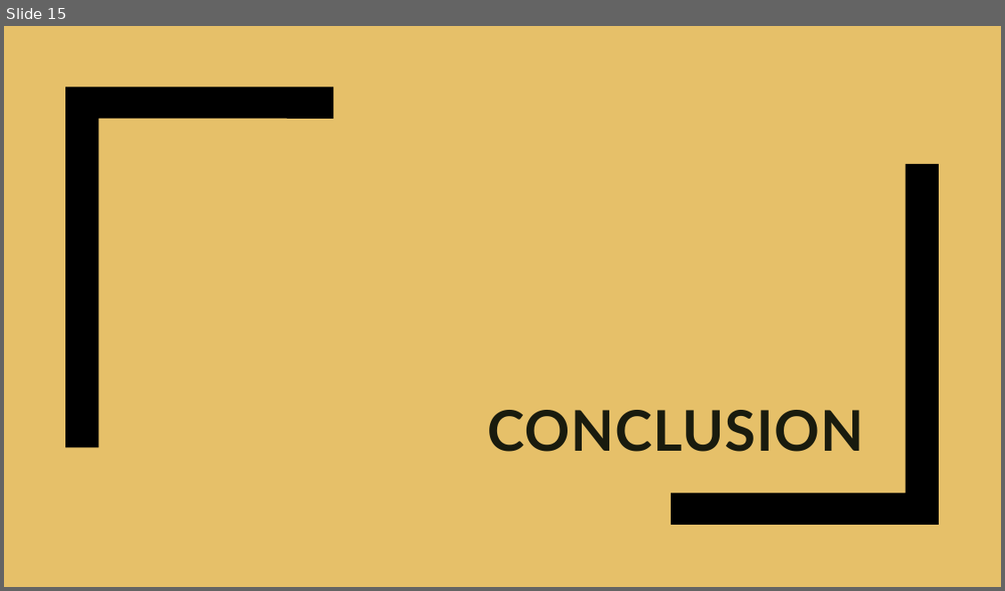
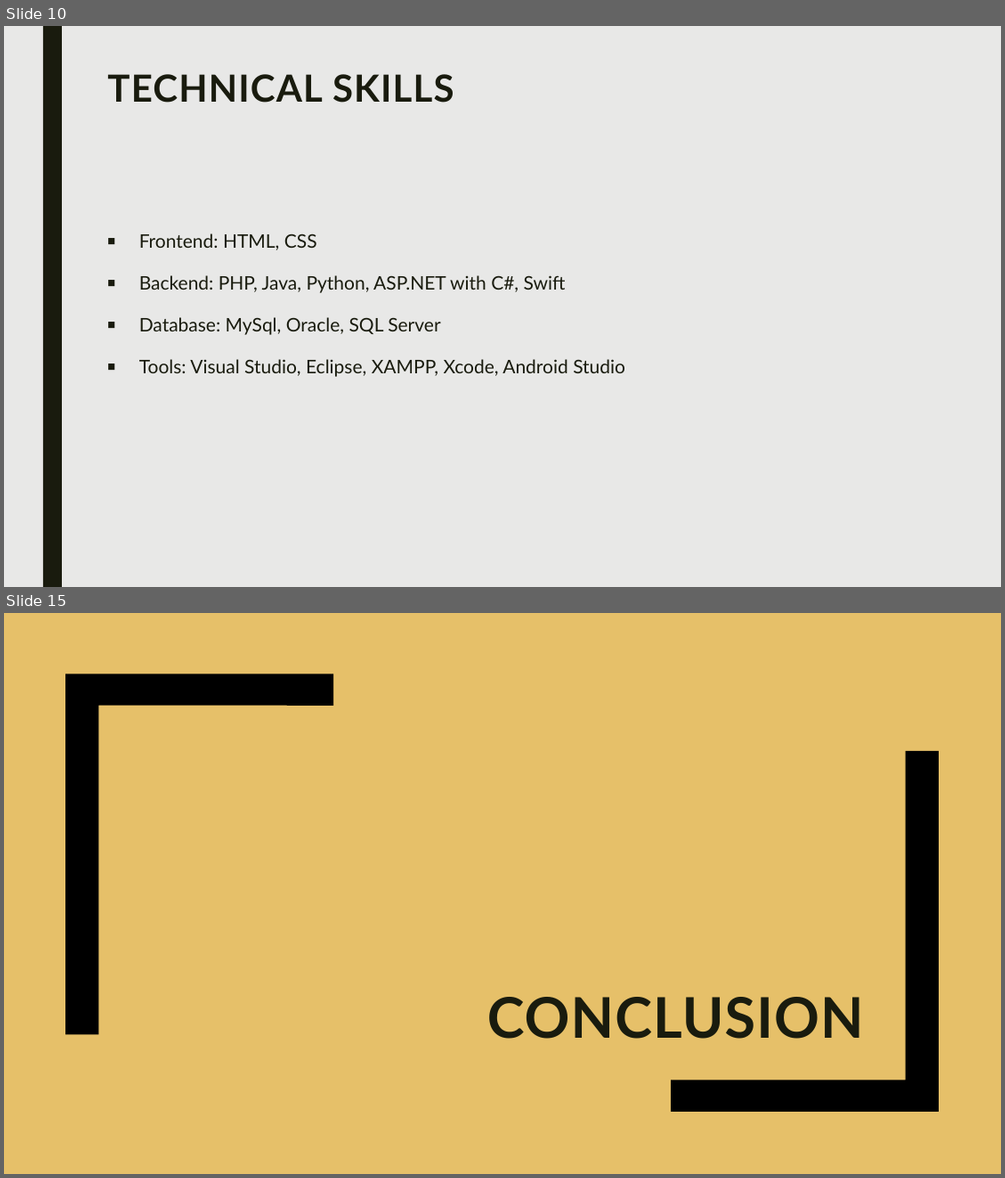
Before and after one commit to Sanyam33/Document-To-PPT-Converter, a slide deck: summary.pptx. Shown one above the other, each under a label of ours: slide 15 before the commit, slides 10 and 15 after it; the slides between them are not shown. The pictures are 1005x591 and 1005x1178 pixels, drawn with LibreOffice and Linux fonts; fonts in the diff are those of the drawing. Boxes give left, top, right and bottom in pixels: in the first picture for what was removed or moved away, otherwise in the second. Text is boxed around its words. In the diff, an @@ line names an element or a change of style, - is before the commit and + after.

```diff
--- a/summary.pptx
+++ b/summary.pptx
@@ slide 10 added at (4, 26, 1001, 587), background #E8E8E7 @@
@@ rectangle added at (43, 26, 62, 587), fill #191B0E @@
@@ title added at (107, 74, 453, 103), 36 pt, text #191B0E, bold @@
+TECHNICAL SKILLS
@@ text added at (139, 233, 625, 377), 18 pt, text #191B0E @@
+■ Frontend: HTML, CSS
+■ Backend: PHP, Java, Python, ASP.NET with C#, Swift
+■ Database: MySql, Oracle, SQL Server
+■ Tools: Visual Studio, Eclipse, XAMPP, Xcode, Android Studio
```
Also in this commit, not shown: 1 slide changed, 13 other slides added, 14 slides removed, 3 other files.
